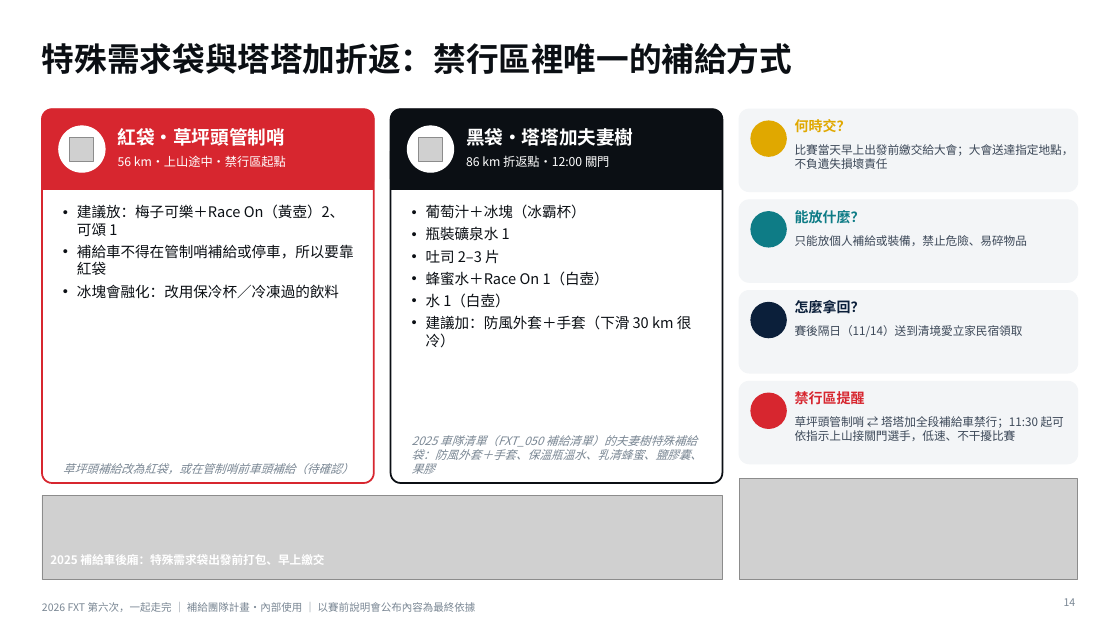
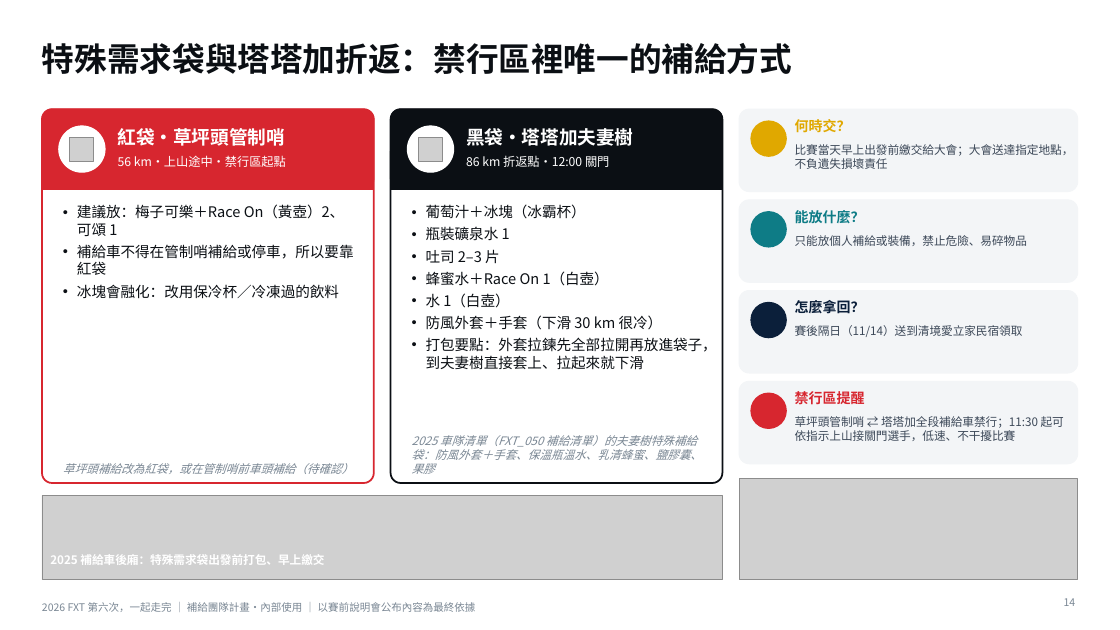
Before and after one commit to powermovebboy-sys/Race-site, a slide deck: slide 14 of deck/2026_FXT_第六次一起走完.pptx. Drawn at 1120x630 pixels with LibreOffice and Linux fonts; fonts in the diff are those of the drawing; grey boxes stand for pictures; background and template pictures are left out. Boxes give left, top, right and bottom in pixels: in the first picture for what was removed or moved away, otherwise in the second. Text is boxed around its words. In the diff, an @@ line names an element or a change of style, - is before the commit and + after.

```diff
--- a/deck/2026_FXT_第六次一起走完.pptx
+++ b/deck/2026_FXT_第六次一起走完.pptx
@@ text at (426,315,717,370): text changed @@
-• 建議加：防風外套＋手套（下滑 30 km 很冷）
+• 防風外套＋手套（下滑 30 km 很冷）
+• 打包要點：外套拉鍊先全部拉開再放進袋子，到夫妻樹直接套上、拉起來就下滑
```
Also in this commit, not shown: 1 other slide changed, 2 other files.
